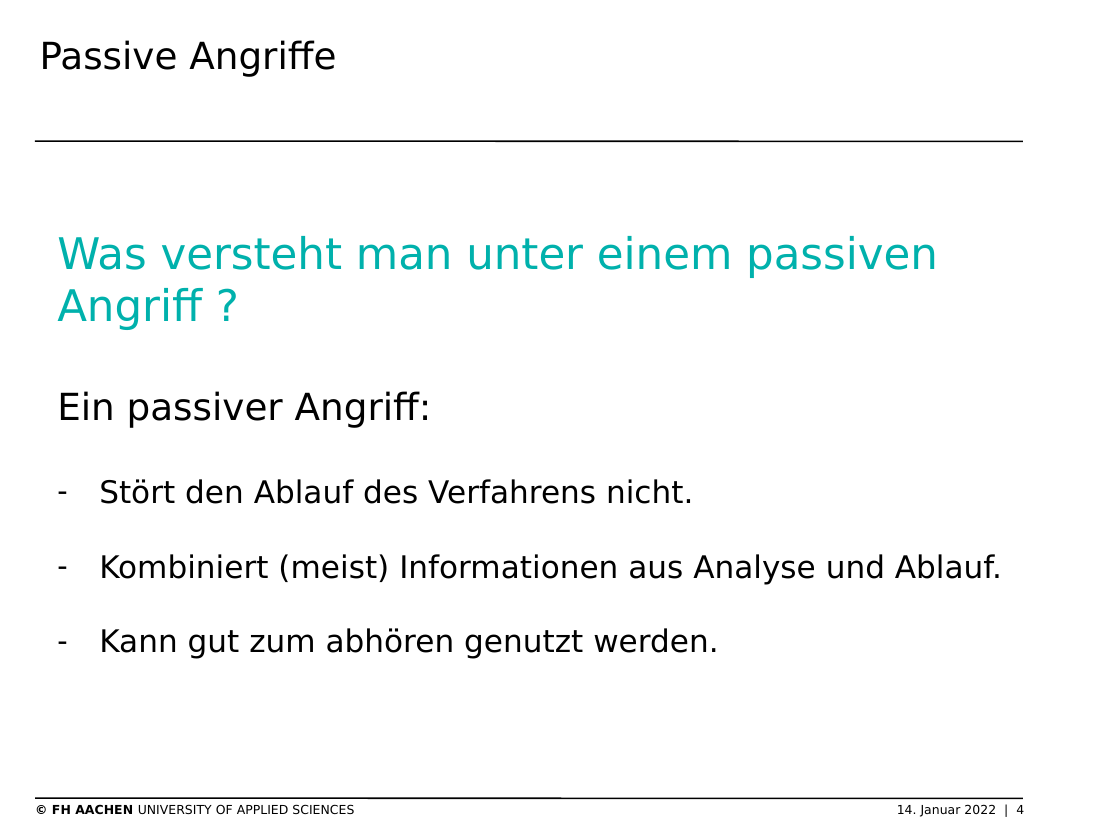
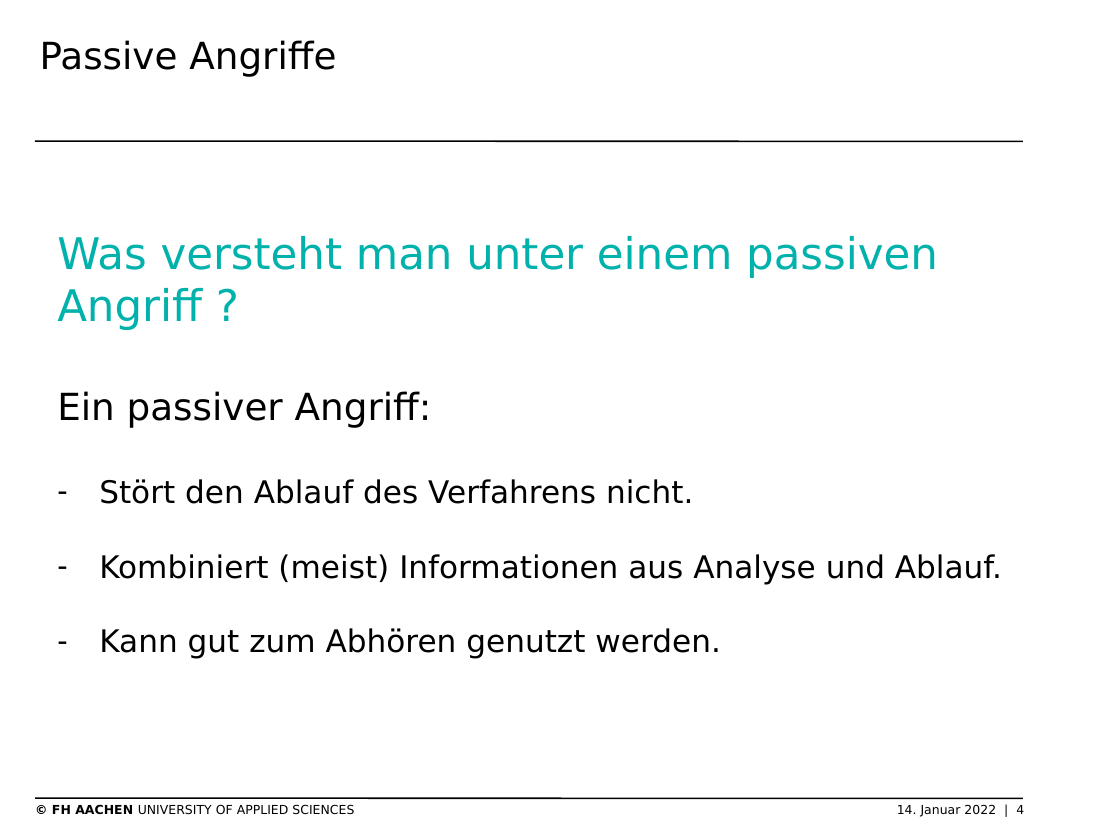
Before and after one commit to SchmickHub/Bachmann---Dahlhaus, a slide deck: slide 4 of HSM Mick(müssen noch zusammengefügt werden).pptx. Drawn at 1120x840 pixels with LibreOffice and Linux fonts; fonts in the diff are those of the drawing; background and template pictures are left out. Boxes give left, top, right and bottom in pixels: in the first picture for what was removed or moved away, otherwise in the second. Text is boxed around its words. In the diff, an @@ line names an element or a change of style, - is before the commit and + after.

```diff
--- a/HSM Mick(müssen noch zusammengefügt werden).pptx
+++ b/HSM Mick(müssen noch zusammengefügt werden).pptx
@@ text at (x1=99, y1=628, x2=720, y2=659): text changed @@
-– Kann gut zum abhören genutzt werden.
+– Kann gut zum Abhören genutzt werden.
```
Also in this commit, not shown: 4 other slides changed, 26 slides added.
